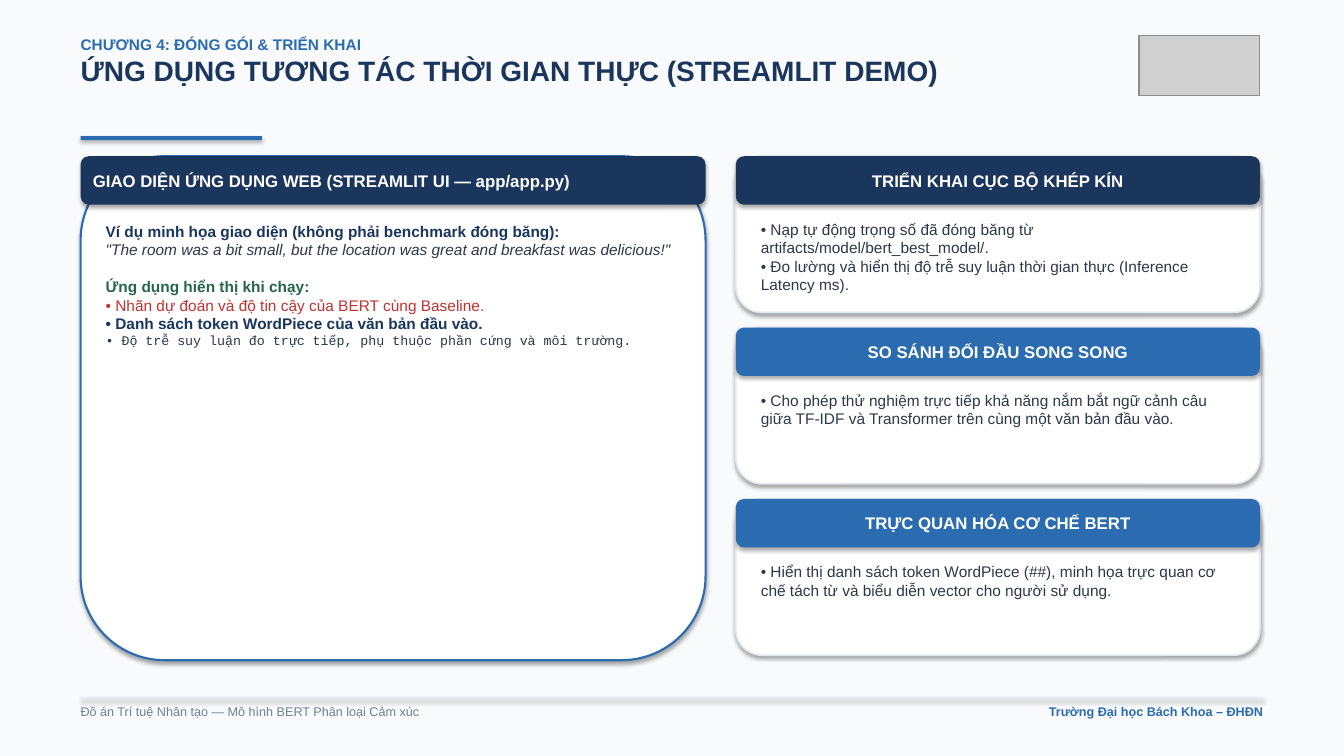
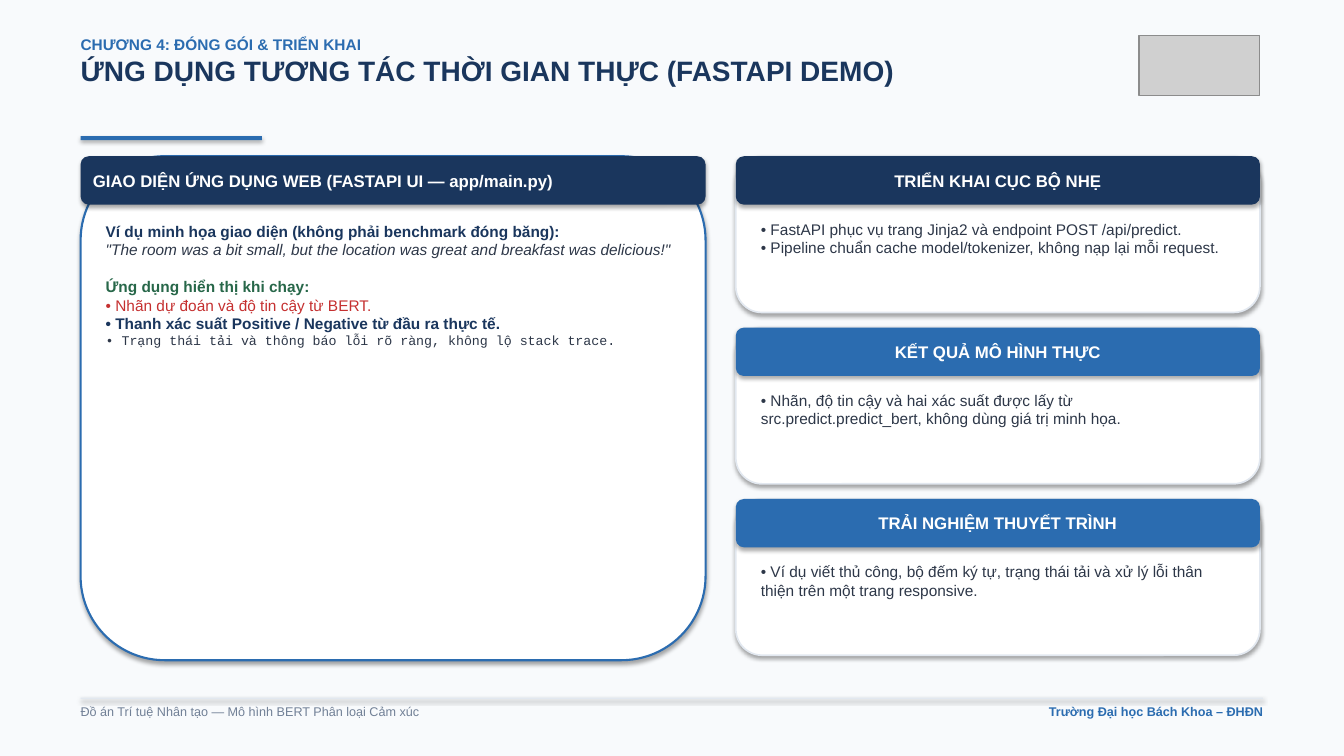
Before and after one commit to SCuong/Bert, a slide deck: slide 11 of presentation/BERT_Project_Final.pptx. Drawn at 1344x756 pixels with LibreOffice and Linux fonts; fonts in the diff are those of the drawing; grey boxes stand for pictures; background and template pictures are left out. Boxes give left, top, right and bottom in pixels: in the first picture for what was removed or moved away, otherwise in the second. Text is boxed around its words. In the diff, an @@ line names an element or a change of style, - is before the commit and + after.

Commit message:
feat: replace Streamlit demo with custom BERT web interface

```diff
--- a/presentation/BERT_Project_Final.pptx
+++ b/presentation/BERT_Project_Final.pptx
@@ text at (81,59,893,86): text changed @@
-ỨNG DỤNG TƯƠNG TÁC THỜI GIAN THỰC (STREAMLIT DEMO)
+ỨNG DỤNG TƯƠNG TÁC THỜI GIAN THỰC (FASTAPI DEMO)
@@ text in rounded rectangle at (93,173,552,191): text changed @@
-GIAO DIỆN ỨNG DỤNG WEB (STREAMLIT UI — app/app.py)
+GIAO DIỆN ỨNG DỤNG WEB (FASTAPI UI — app/main.py)
@@ text in rounded rectangle at (894,173,1101,190): text changed @@
-TRIỂN KHAI CỤC BỘ KHÉP KÍN
+TRIỂN KHAI CỤC BỘ NHẸ
@@ text at (770,223,1219,256): text changed @@
-• Nạp tự động trọng số đã đóng băng từ artifacts/model/bert_best_model/.
-• Đo lường và hiển thị độ trễ suy luận thời gian thực (Inference Latency ms).
+• FastAPI phục vụ trang Jinja2 và endpoint POST /api/predict.
+• Pipeline chuẩn cache model/tokenizer, không nạp lại mỗi request.
@@ text at (115,299,616,348): text changed @@
-• Nhãn dự đoán và độ tin cậy của BERT cùng Baseline.
-• Danh sách token WordPiece của văn bản đầu vào.
-• Độ trễ suy luận đo trực tiếp, phụ thuộc phần cứng và môi trường.
+• Nhãn dự đoán và độ tin cậy từ BERT.
+• Thanh xác suất Positive / Negative từ đầu ra thực tế.
+• Trạng thái tải và thông báo lỗi rõ ràng, không lộ stack trace.
@@ text in rounded rectangle at (895,344,1100,362): text changed @@
-SO SÁNH ĐỐI ĐẦU SONG SONG
+KẾT QUẢ MÔ HÌNH THỰC
@@ text at (761,394,1121,427): text changed @@
-• Cho phép thử nghiệm trực tiếp khả năng nắm bắt ngữ cảnh câu giữa TF-IDF và Transformer trên cùng một văn bản đầu vào.
+• Nhãn, độ tin cậy và hai xác suất được lấy từ src.predict.predict_bert, không dùng giá trị minh họa.
@@ text in rounded rectangle at (878,516,1117,532): text changed @@
-TRỰC QUAN HÓA CƠ CHẾ BERT
+TRẢI NGHIỆM THUYẾT TRÌNH
@@ text at (761,565,1203,599): text changed @@
-• Hiển thị danh sách token WordPiece (##), minh họa trực quan cơ chế tách từ và biểu diễn vector cho người sử dụng.
+• Ví dụ viết thủ công, bộ đếm ký tự, trạng thái tải và xử lý lỗi thân thiện trên một trang responsive.
```
Also in this commit, not shown: 2 other slides changed, 16 other files.
